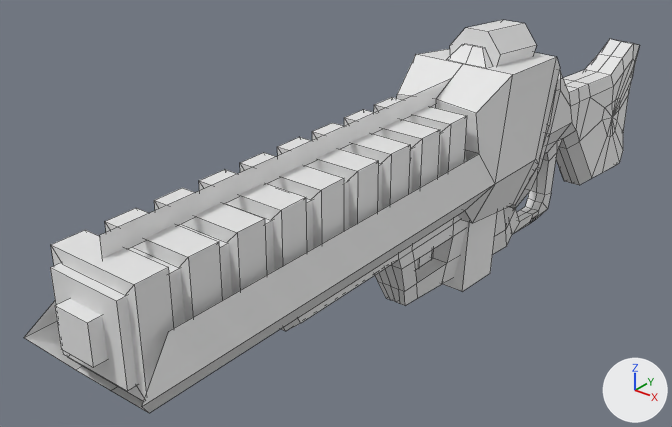
Two versions of the FBX model CGDD4003-Group10/Assets/Models/FPSPacMan - Railgun.fbx, one commit apart.
The view is the same before and after, from a camera (50 mm lens) standing at (1.36, -2.55, 1.16) and looking at (-0.22, -0.57, -0.07). Lighting does not change. The marker at lower right points along +X, +Y and +Z. Mesh edges are drawn as thin lines. Where no turn or scale is listed for an object, it has been applied to the vertices.

In view in the first picture: 'Barrel', 'Battery', 'Cables', 'ChargeBarrel', 'Chasis', 'Coils', 'CoolingFuse1', 'CoolingFuse2', 'GripAttachment', 'Magazine', 'Prong2', 'ProtectiveShield', 'Stock'.
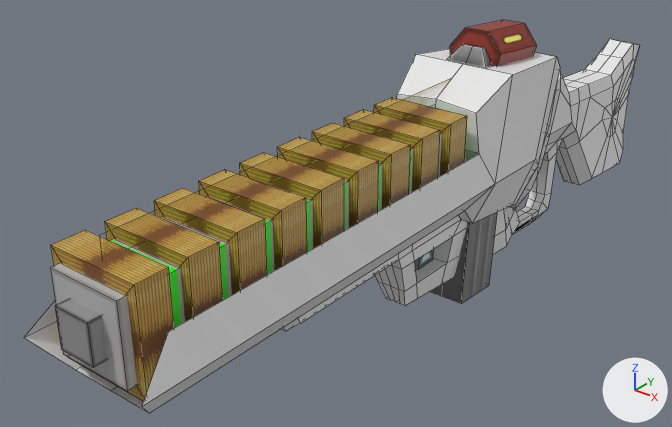
The newer file is also rescaled (x2.0) as a whole; pictures and numbers use the older file's frame.

Location of each change, (x1, y1, x2, y2) in pixels of the pictures (672 x 427 px):
'Coils', recoloured, surface changed (white to brown): (51, 97, 467, 401) in both
'ChargeBarrel', recoloured, surface changed: (50, 133, 466, 391) in both
'Cables', recoloured: (100, 79, 451, 259) in both
'Magazine', recoloured, moved: before (443, 212, 497, 292); after (430, 212, 497, 303)
'Barrel', recoloured, surface changed: (55, 299, 108, 368) in both
'Battery', recoloured (grey to brown): (450, 20, 536, 66) in both
'Prong2', recoloured, surface changed (white to grey): (447, 44, 493, 68) in both
'CoolingFuse1', recoloured: (418, 249, 433, 268) in both
part 5 of me_cube_027, cut back: (412, 216, 467, 261) in both

Diff of the bpy script that builds the scene:
```diff
--- a/CGDD4003-Group10/Assets/Models/FPSPacMan - Railgun.fbx.py
+++ b/CGDD4003-Group10/Assets/Models/FPSPacMan - Railgun.fbx.py
@@ mat_cablesmat @@
+mat_cablesmat = bpy.data.materials.new('CablesMat')
+# uses the picture img_barrel_cables_chargebarrel_texture_png
@@ me_cube_022 @@
 me_cube_022.from_pydata(...)  # 144 vertices, 108 faces; spans x -0.127..0.127, y -0.061..1.114, z -0.136..0.136
+# me_cube_022 part 2: texture (UV) coordinates of 108 of 108 faces, centred in x -0.127..0.127, y -0.061..1.114, z -0.136..0.136, changed; they spanned u 0.01..1.0, v 0.36..0.92 and now span u 0.03..0.98, v 0.24..0.98
+me_cube_022.materials.append(mat_coilmat)  # picture img_coils_texture_png
@@ me_cube_028 @@
 me_cube_028.from_pydata(...)  # 12 vertices, 8 faces; spans x -0.074..0.074, y -0.099..0.099, z -0.185..0.185
+me_cube_028.materials.append(mat_magazine_prong_battery_mat)  # picture img_coolingfuses_magazine_prongs_battery_texture_png
@@ me_cube_026 @@
 me_cube_026.from_pydata(...)  # 11 vertices, 6 faces; spans x -0.0677..0.0677, y -0.023..0.0229, z -0.0095..0.0405
+# me_cube_026 part 3: texture (UV) coordinates of 6 of 6 faces, centred in x -0.0515..0.0515, y -0.0071..0.0158, z 0.0159..0.0397, changed; they spanned u 0.3..0.51, v 0.13..0.28 and now span u 0.02..0.23, v 0.02..0.19
+me_cube_026.materials.append(mat_magazine_prong_battery_mat)  # picture img_coolingfuses_magazine_prongs_battery_texture_png
@@ me_cylinder @@
 me_cylinder.from_pydata(...)  # 14 vertices, 9 faces; spans x -0.086..0.086, y -0.121..0.12, z -0.098..0.09
+me_cylinder.materials.append(mat_magazine_prong_battery_mat)  # picture img_coolingfuses_magazine_prongs_battery_texture_png
@@ me_plane_006 @@
 me_plane_006.from_pydata(...)  # 4 vertices, 1 face; spans x 0.0, y -0.034..0.034, z -0.088..0.088
+me_plane_006.materials.append(mat_magazine_prong_battery_mat)  # picture img_coolingfuses_magazine_prongs_battery_texture_png
@@ me_plane_007 @@
 me_plane_007.from_pydata(...)  # 4 vertices, 1 face; spans x 0.0, y -0.034..0.034, z -0.088..0.088
+me_plane_007.materials.append(mat_magazine_prong_battery_mat)  # picture img_coolingfuses_magazine_prongs_battery_texture_png
@@ me_plane_001 @@
 me_plane_001.from_pydata(...)  # 4 vertices, 1 face; spans x -1.0..1.0, y -1.0..1.0, z 0.0
+me_plane_001.materials.append(mat_cablesmat)
@@ me_cube_027 @@
-me_cube_027.from_pydata(...)  # 108 vertices, 110 faces; spans x -0.083..0.083, y -0.201..1.044, z -0.271..0.018
+me_cube_027.from_pydata(...)  # 100 vertices, 92 faces; spans x -0.083..0.083, y -0.201..1.044, z -0.271..0.018
+# me_cube_027 part 5
+# 13 vertices are removed from x -0.065..0.065, y 0.555..0.951, z -0.14..0.018
+# 24 faces are deleted
+# 2 vertices move from x -0.065..0.065, y 0.555, z -0.018 to x -0.065..0.065, y 0.601, z -0.018
+# 5 new vertices lie (0.0, 0.228, 0.0) away from vertices in x -0.065..0.065, y 0.339, z 0.018
+# 6 new faces join them
@@ me_cube @@
 me_cube.from_pydata(...)  # 8 vertices, 5 faces; spans x -0.102..0.102, y -1.205..0.071, z -0.103..0.103
-me_cube.materials.append(mat_material)  # white #e7e7e7
+# me_cube part 4: texture (UV) coordinates of 5 of 5 faces, centred in x -0.102..0.102, y -1.205..-0.567, z -0.103..0.103, changed; they spanned u 0.0..1.0, v 0.03..0.99 and now span u 0.02..0.51, v 0.0..1.0
+me_cube.materials.append(mat_barrel_chargebarrelmat)  # picture img_barrel_cables_chargebarrel_texture_png
@@ me_cube_011 @@
 me_cube_011.from_pydata(...)  # 8 vertices, 5 faces; spans x -0.05..0.05, y -1.223..0.072, z -0.051..0.051
-me_cube_011.materials.append(mat_material)  # white #e7e7e7
+# me_cube_011 part 1: texture (UV) coordinates of 5 of 5 faces, centred in x -0.05..0.05, y -1.223..-0.575, z -0.051..0.051, changed; they spanned u 0.0..1.0, v 0.13..0.98 and now span u 0.67..0.97, v 0.0..1.0
+me_cube_011.materials.append(mat_barrel_chargebarrelmat)  # picture img_barrel_cables_chargebarrel_texture_png
@@ ob_magazine @@
 ob_magazine = bpy.data.objects.new('Magazine', me_cube_028)
-ob_magazine.location = (0.0, -0.202, -0.182)
+ob_magazine.location = (0.0, -0.205, -0.226)
```
